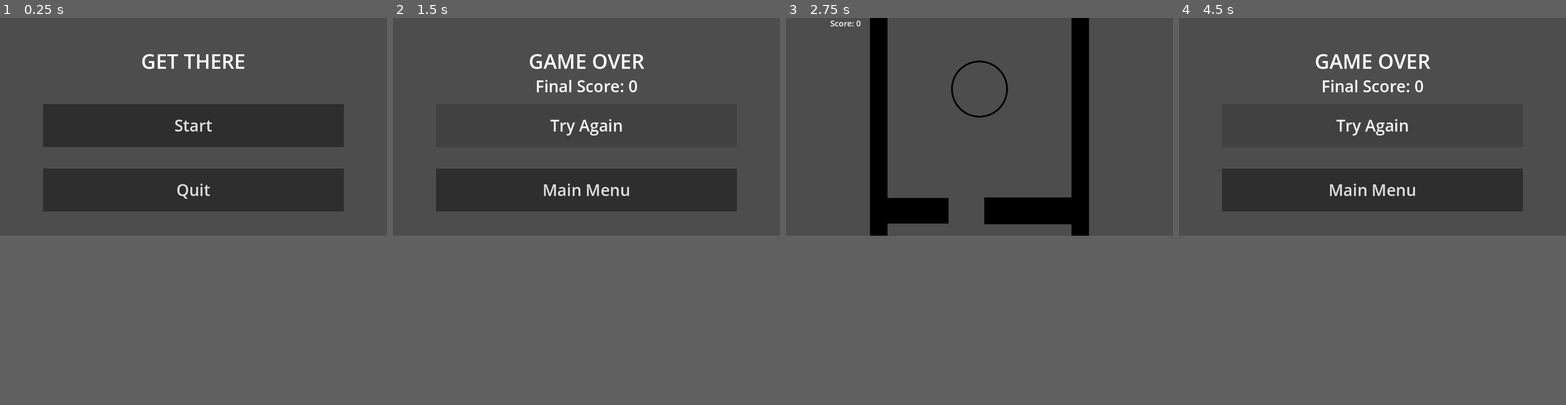
Above: before the commit, frames 1-4 (left to right).
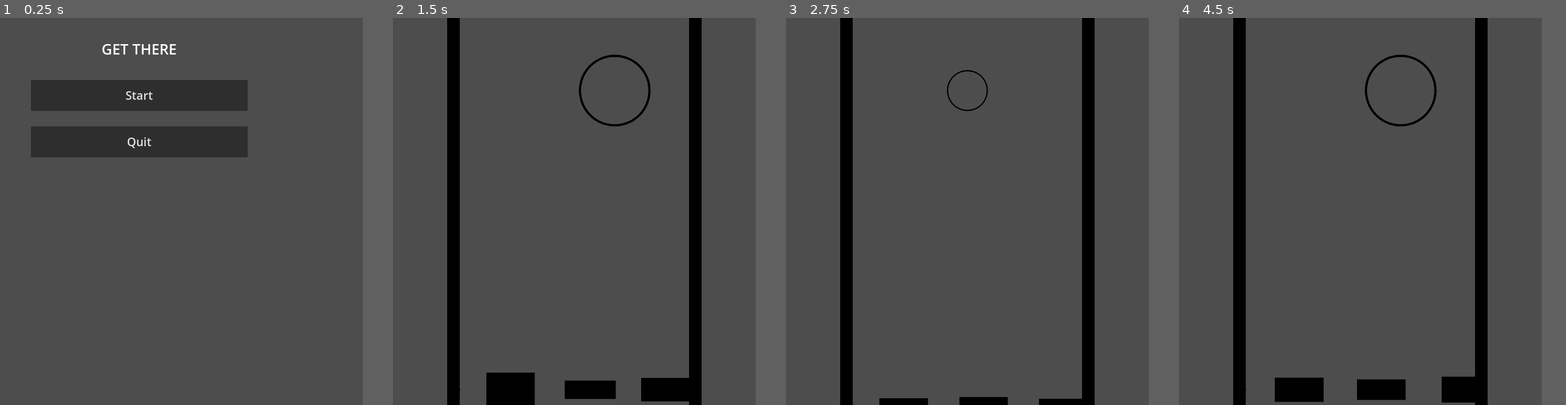
Above: after the commit, the same moments.

Repository: kylietmo/gmtk-2024-game
Game: Godot game, scene res://menus/start_screen/start_screen.tscn
Same seed, same stepped clock (60 frames per second), same inputs: the game is played once before the commit and once after it. Sound files missing from this copy of the repository are replaced by a short silence.
Inputs:
- Up to frame 1 (0.25 s): no input
- Up to frame 2 (1.5 s): click "Start" at 0.5 s; hold D (right) from 1.28 s (still down); tap 3 (size_large) at 1.35 s
- Up to frame 3 (2.75 s): release D (right) at 2 s; click "Try Again" at 2 s
- Up to frame 4 (4.5 s): hold A (left) 2.78-3.5 s; tap 1 (size_small) at 2.85 s; click "Try Again" at 3.5 s; hold D (right) from 4.28 s (still down); tap 3 (size_large) at 4.35 s
In our replay, the window is 800x450 before the commit and 750x800 after it. These sizes can differ from the game's own. Grey fills any space a smaller window leaves; there, only what the larger window draws over its background counts as a difference.

The runs differ from the first frame. In frame 1, 19% of the frame differs, in the area x 8-89%, y 6-50%; in frame 2, 18%; in frame 3, 13%; in frame 4, 18%.

Commit message:
fix: standardized viewport

Diff:
--- a/src/entities/barrier_wall/barrier_wall.gd
+++ b/src/entities/barrier_wall/barrier_wall.gd
@@ -1,10 +1,8 @@
 extends StaticBody2D
 
 func _ready() -> void:
-	var viewport_height = get_viewport().size.y
-
 	var sprite_size = $Sprite2D.texture.get_size().y
-
-	var scale = viewport_height / sprite_size
+	var scale = Globals.IN_BOUNDS_HEIGHT / sprite_size
 
 	$Sprite2D.scale.x = scale
+	$CollisionShape2D.scale.y = scale
--- a/src/entities/player/player.gd
+++ b/src/entities/player/player.gd
@@ -23,7 +23,7 @@
 @onready var current_size = sizes.MEDIUM
 
 func _ready() -> void:
-	position.y = get_viewport().size.y * -0.25
+	position.y = Globals.PLAYER_START_Y
 	scale = MEDIUM_SCALE_VEC
 
 func _physics_process(delta: float) -> void:
--- a/src/game.gd
+++ b/src/game.gd
@@ -21,7 +21,6 @@
 # Called when the node enters the scene tree for the first time.
 func _ready() -> void:
 	Globals.score = 0
-	adjust_barriers()
 	spawn_barrier_with_gaps()
 
 # Called every frame. 'delta' is the elapsed time since the previous frame.
@@ -42,10 +41,7 @@
 			o.position.y += delta * SPEED
 
 func spawn_barrier_with_gaps() -> void:
-	var viewport = get_viewport()
-	var viewport_width = viewport.size.x
-	var viewport_height = viewport.size.y
-	var in_bounds_width = viewport_width - 2 * Globals.BARRIER_OFFSET
+	var in_bounds_width = Globals.IN_BOUNDS_WIDTH
 	var bounds_center_pos_x =  in_bounds_width/2
 
 	var start_of_platform_x = -in_bounds_width/2
@@ -57,7 +53,7 @@
 		var start_platform_size = 5
 
 		start_platform.position.x = start_of_platform_x + (start_platform_size / 2)
-		start_platform.position.y = viewport_height
+		start_platform.position.y = Globals.IN_BOUNDS_HEIGHT / 2
 		var sprite : Sprite2D = start_platform.find_child("Sprite2D")
 		var platform_sprite_width = sprite.texture.get_size().x
 		var platform_sprite_height = sprite.texture.get_size().y
@@ -81,7 +77,8 @@
 			var platform_height = randi_range(MIN_OBSTACLE_HEIGHT, MAX_OBSTACLE_HEIGHT)
 
 			platform.position.x = start_of_platform_x + (platform_width / 2)
-			platform.position.y = viewport_height
+			platform.position.y = Globals.IN_BOUNDS_HEIGHT / 2
+
 			var sprite : Sprite2D = platform.find_child("Sprite2D")
 			var platform_sprite_width = sprite.texture.get_size().x
 			var platform_sprite_height = sprite.texture.get_size().y
@@ -93,9 +90,6 @@
 			add_child(platform)
 			break
 		if (is_start_of_gap):
-			print ("-------------")
-			print ("STARTING GAP")
-			print ("X: ", x)
 			var platform : Obstacle = obstacle_scene.instantiate()
 			var platform_width = x - start_of_platform_x
 			var platform_height = randi_range(MIN_OBSTACLE_HEIGHT, MAX_OBSTACLE_HEIGHT)
@@ -104,11 +98,10 @@
 				x+= 1
 				continue
 
-			print ("Platform width: ", platform_width)
 			platform.position.x = start_of_platform_x + (platform_width / 2)
-			platform.position.y = viewport_height
-			print ("Platform x position: ", platform.position.x)
-			 #TODO: add variable height
+			platform.position.y = Globals.IN_BOUNDS_HEIGHT / 2
+
+			# TODO: add variable height
 			var sprite : Sprite2D = platform.find_child("Sprite2D")
 			var platform_sprite_width = sprite.texture.get_size().x
 			var platform_sprite_height = sprite.texture.get_size().y
@@ -117,7 +110,7 @@
 			platform.scale.y = platform_height / platform_sprite_height
 
 			var gap_width = randi_range(MIN_GAP_SIZE, MAX_GAP_SIZE)
-			print("Gap width: ", gap_width)
+
 			start_of_platform_x = x + gap_width
 			x = start_of_platform_x
 			obstacles.append(platform)
@@ -129,10 +122,11 @@
 func spawn_breakable_obstacle() -> void:
 	var platform : BreakableObstacle = breakable_obstacle_scene.instantiate()
 
-	var platform_width = get_viewport().size.x - 2*Globals.BARRIER_OFFSET
+	var platform_width = Globals.IN_BOUNDS_WIDTH
+
 	var platform_height = randi_range(100, 200)
 
-	platform.position.y = get_viewport().size.y
+	platform.position.y = Globals.IN_BOUNDS_HEIGHT / 2
 
 	var sprite : Sprite2D = platform.find_child("Sprite2D")
 	var platform_sprite_width = sprite.texture.get_size().x
@@ -143,11 +137,6 @@
 
 	obstacles.append(platform)
 	add_child(platform)
-
-func adjust_barriers() -> void:
-	var viewport_width = get_viewport().size.x
-	$Barriers/LeftWall.position.x = viewport_width / 2 * -1 + Globals.BARRIER_OFFSET
-	$Barriers/RightWall.position.x = viewport_width / 2 - Globals.BARRIER_OFFSET
 
 func _on_child_exiting_tree(node: Node) -> void:
 	if node is Obstacle:
--- a/src/game.tscn
+++ b/src/game.tscn
@@ -1,10 +1,12 @@
-[gd_scene load_steps=8 format=3 uid="uid://da47do0euyldr"]
+[gd_scene load_steps=10 format=3 uid="uid://da47do0euyldr"]
 
 [ext_resource type="Script" path="res://game.gd" id="1_qfrmy"]
 [ext_resource type="PackedScene" uid="uid://5yjda1eg7860" path="res://entities/player/player.tscn" id="2_761th"]
 [ext_resource type="PackedScene" uid="uid://bql4uh46bxh0l" path="res://entities/barrier_wall/barrier_wall.tscn" id="3_tlj01"]
 [ext_resource type="AudioStream" uid="uid://cyhlx13yryb3e" path="res://audio/get_there.mp3" id="4_ivb48"]
 [ext_resource type="Script" path="res://score_area.gd" id="5_1bc0v"]
+[ext_resource type="Script" path="res://spawn_threshold_area.gd" id="5_wdpwl"]
+[ext_resource type="Script" path="res://score.gd" id="6_8tjsl"]
 
 [sub_resource type="RectangleShape2D" id="RectangleShape2D_irenq"]
 size = Vector2(73, 39)
@@ -17,6 +19,7 @@
 
 [node name="Player" parent="." instance=ExtResource("2_761th")]
 unique_name_in_owner = true
+position = Vector2(0, -160)
 scale = Vector2(0.5, 0.5)
 
 [node name="Camera2D" type="Camera2D" parent="."]
@@ -37,6 +40,7 @@
 
 [node name="SpawnThresholdArea" type="Area2D" parent="."]
 position = Vector2(-72, -81)
+script = ExtResource("5_wdpwl")
 
 [node name="CollisionShape2D" type="CollisionShape2D" parent="SpawnThresholdArea"]
 position = Vector2(-426.5, 82)
@@ -58,6 +62,8 @@
 offset_bottom = -291.0
 theme_override_font_sizes/font_size = 24
 text = "Score: 0"
+horizontal_alignment = 1
+script = ExtResource("6_8tjsl")
 
 [connection signal="child_exiting_tree" from="." to="." method="_on_child_exiting_tree"]
 [connection signal="finished" from="AudioStreamPlayer2D" to="." method="_on_audio_stream_player_2d_finished"]
--- a/src/globals.gd
+++ b/src/globals.gd
@@ -1,5 +1,9 @@
 extends Node
 
-static var BARRIER_OFFSET := 100
+static var IN_BOUNDS_WIDTH = 952
+static var IN_BOUNDS_HEIGHT = 2000
+static var PLAYER_START_Y = -IN_BOUNDS_HEIGHT / 4
+static var LEFT_BARRIER_X = -IN_BOUNDS_WIDTH/2
+static var RIGHT_BARRIER_X = IN_BOUNDS_WIDTH/2
 
 var score = 0
--- a/src/project.godot
+++ b/src/project.godot
@@ -21,7 +21,9 @@
 
 [display]
 
-window/stretch/mode="viewport"
+window/size/resizable=false
+window/size/window_width_override=1500
+window/size/window_height_override=2000
 
 [input]
 
--- a/src/score.gd
+++ b/src/score.gd
@@ -1,11 +1,7 @@
 extends Label
 
+const SCORE_LABEL_OFFSET = 50
 
 # Called when the node enters the scene tree for the first time.
 func _ready() -> void:
-	pass # Replace with function body.
-
-
-# Called every frame. 'delta' is the elapsed time since the previous frame.
-func _process(delta: float) -> void:
-	pass
+	position.y = -Globals.IN_BOUNDS_HEIGHT/2 + SCORE_LABEL_OFFSET
--- /dev/null
+++ b/src/spawn_threshold_area.gd
@@ -0,0 +1,6 @@
+extends Area2D
+
+
+# Called when the node enters the scene tree for the first time.
+func _ready() -> void:
+	position.y = 0
